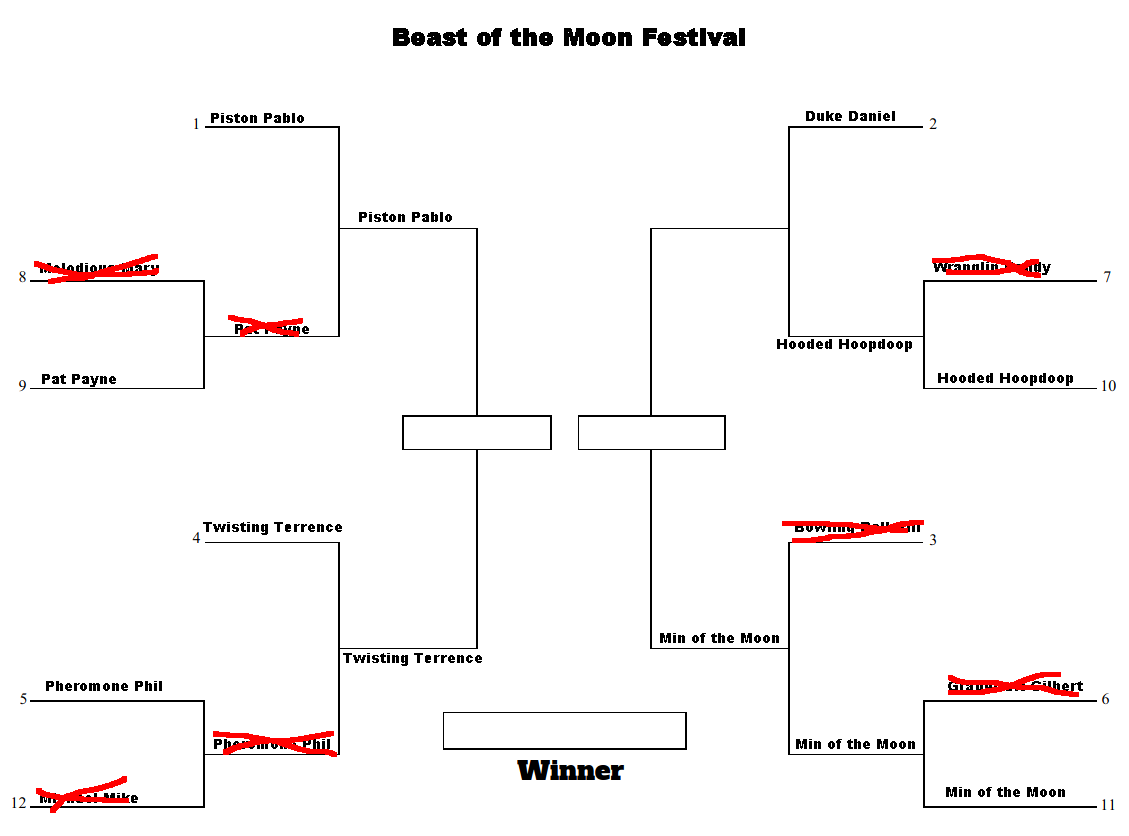
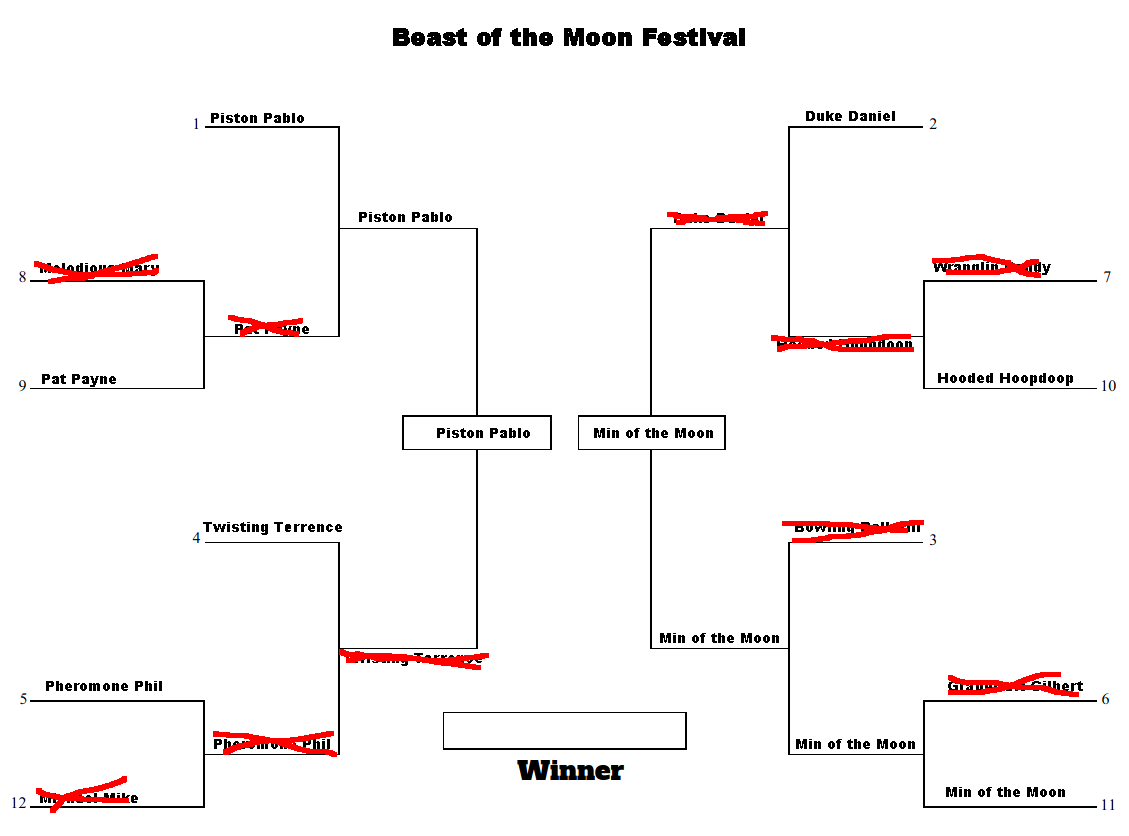
Two versions of the same layered image (1129px x 836px). Layer-by-layer changes:
painted on "X" over 339, 211, 914, 670
painted on "Duke Daniel" over 674, 213, 763, 223
painted on "Min of the Moon" over 594, 428, 713, 438
painted on "Piston Pablo" over 437, 428, 530, 438
